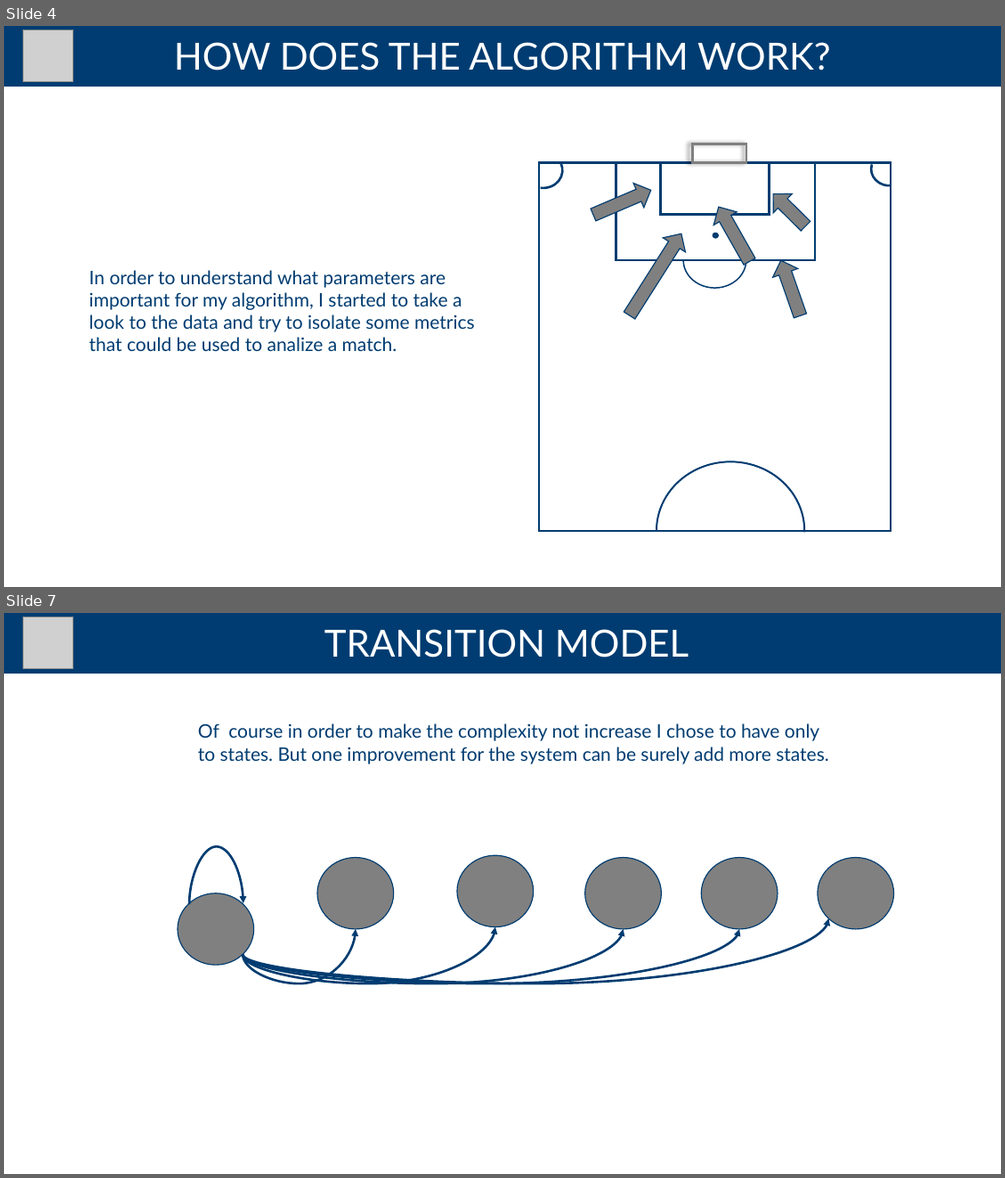
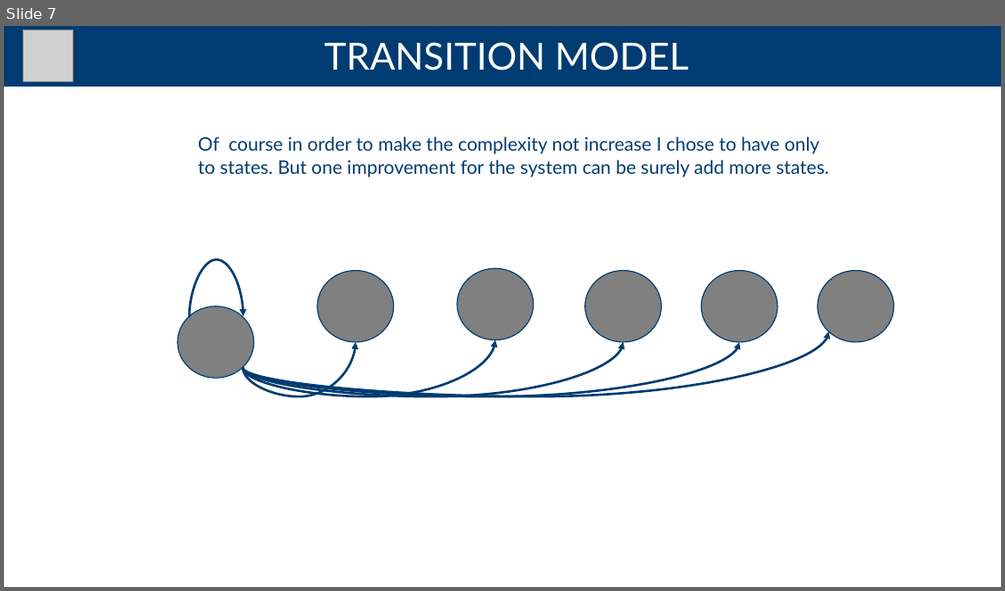
Before and after one commit to andreaTufo/FootballBettingDetectionSystem, a slide deck: presentation/presentation.pptx. Shown one above the other, each under a label of ours: slides 4 and 7 before the commit, slide 7 after it; the slides between them are not shown. The pictures are 1005x1178 and 1005x591 pixels, drawn with LibreOffice and Linux fonts; fonts in the diff are those of the drawing; grey boxes stand for pictures. Boxes give left, top, right and bottom in pixels: in the first picture for what was removed or moved away, otherwise in the second. Text is boxed around its words. In the diff, an @@ line names an element or a change of style, - is before the commit and + after.

```diff
--- a/presentation/presentation.pptx
+++ b/presentation/presentation.pptx
@@ slide 4 removed at (x1=4, y1=26, x2=1001, y2=587), background #FFFFFF @@
@@ rectangle removed at (x1=4, y1=26, x2=1001, y2=86) @@
@@ picture removed at (x1=23, y1=30, x2=73, y2=81) @@
@@ title removed at (x1=174, y1=42, x2=831, y2=70) @@
-HOW DOES THE ALGORITHM WORK?
@@ arc (boxed as its full ellipse) removed at (x1=521, y1=150, x2=564, y2=190) @@
@@ rectangle removed at (x1=693, y1=144, x2=746, y2=163) @@
@@ arc (boxed as its full ellipse) removed at (x1=866, y1=151, x2=908, y2=190) @@
@@ rectangle removed at (x1=539, y1=163, x2=890, y2=531) @@
@@ right arrow removed at (x1=589, y1=177, x2=656, y2=226) @@
@@ rectangle removed at (x1=616, y1=163, x2=816, y2=260) @@
@@ rectangle removed at (x1=661, y1=163, x2=769, y2=215) @@
@@ right arrow removed at (x1=764, y1=184, x2=815, y2=235) @@
@@ right arrow removed at (x1=708, y1=200, x2=761, y2=268) @@
@@ right arrow removed at (x1=618, y1=227, x2=692, y2=322) @@
@@ arch (boxed as its full ring) removed at (x1=683, y1=232, x2=746, y2=289) @@
@@ ellipse removed at (x1=713, y1=233, x2=718, y2=239) @@
@@ right arrow removed at (x1=769, y1=257, x2=813, y2=320) @@
@@ text removed at (x1=89, y1=270, x2=475, y2=351) @@
-In order to understand what parameters are important for my algorithm, I started to take a look to the data and try to isolate some metrics that could be used to analize a match.
@@ arch (boxed as its full ring) removed at (x1=656, y1=461, x2=805, y2=587) @@
```
Also in this commit, not shown: 9 slides changed, 5 slides added, 2 other slides removed.
